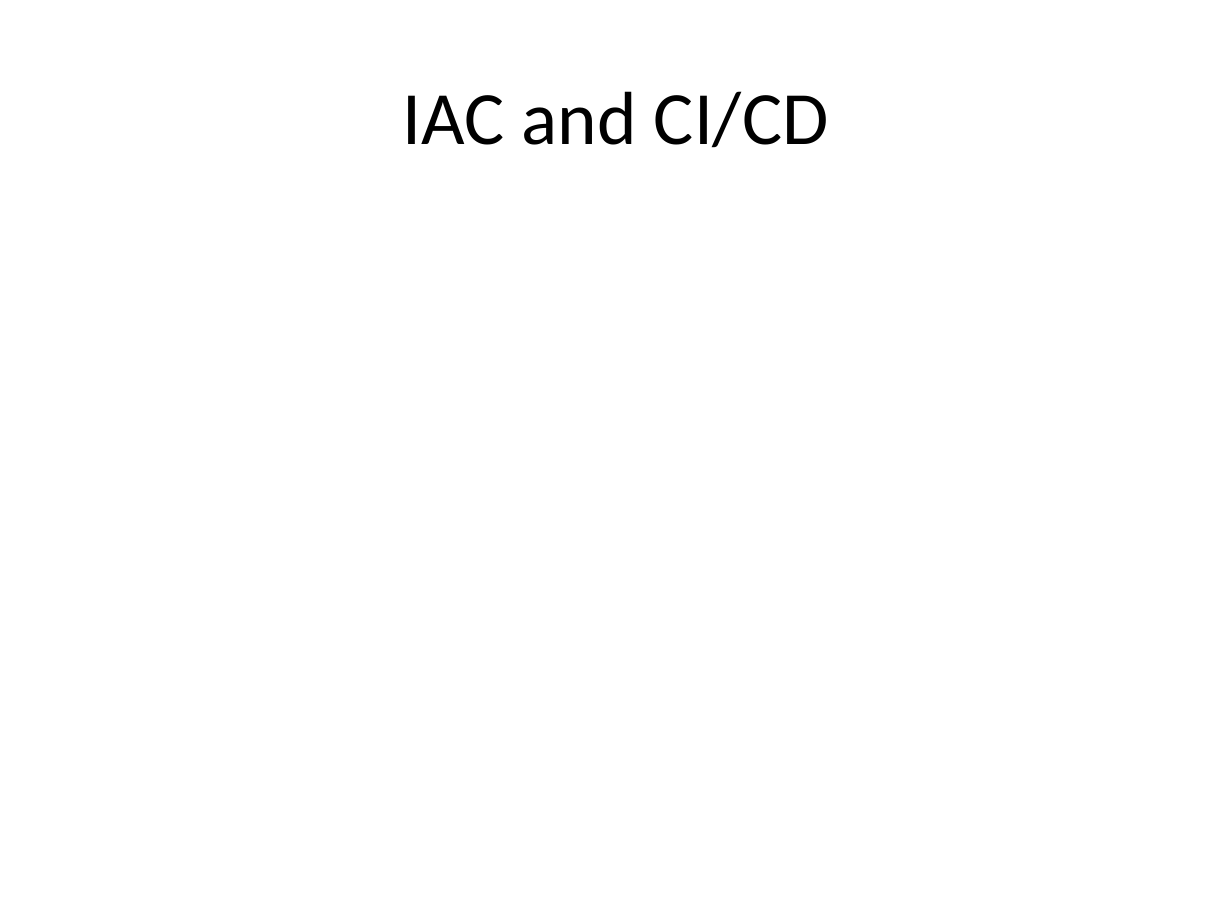
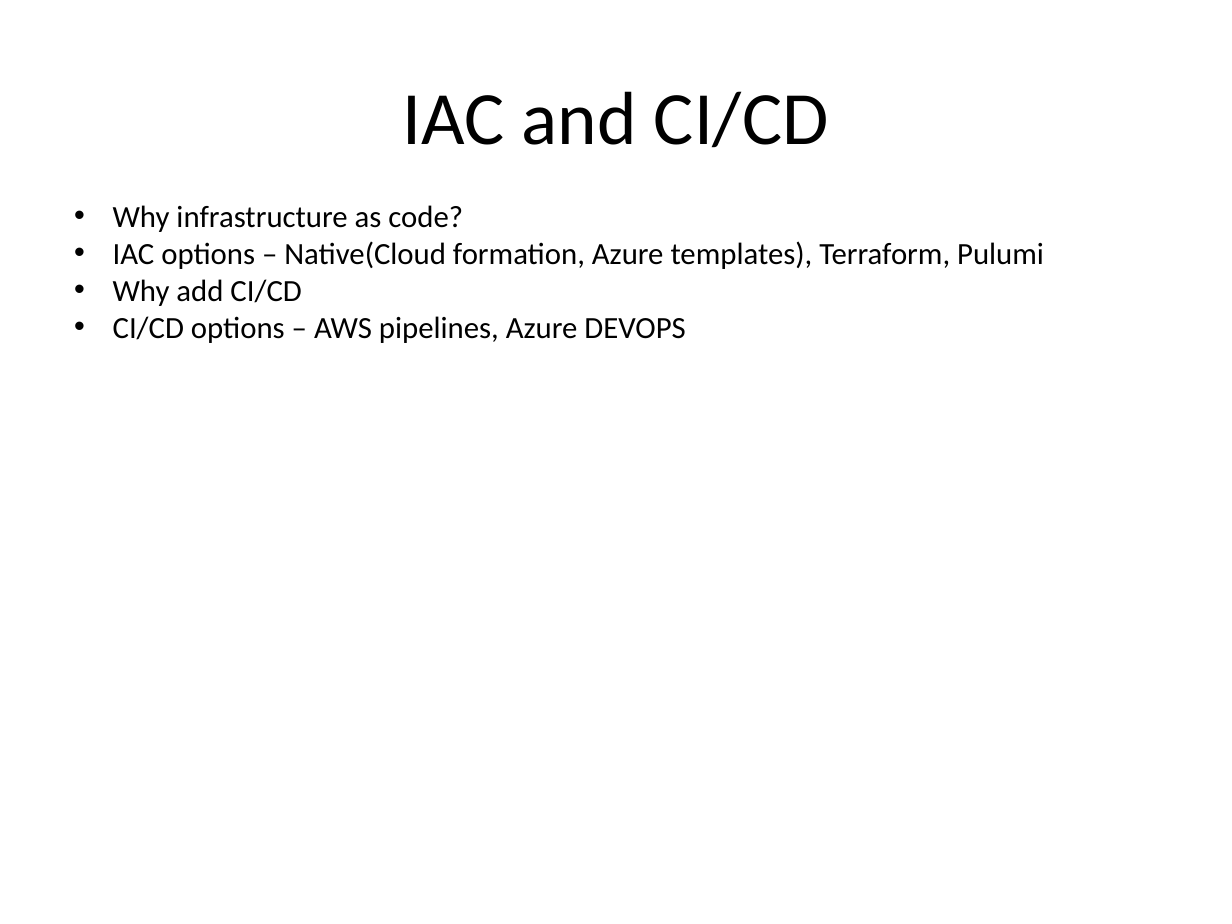
Before and after one commit to yairs2000/DataInCloud, a slide deck: slide 12 of DatainCloud.pptx (slide 11 before the commit). Drawn at 1232x924 pixels with LibreOffice and Linux fonts; fonts in the diff are those of the drawing. Boxes give left, top, right and bottom in pixels: in the first picture for what was removed or moved away, otherwise in the second. Text is boxed around its words. In the diff, an @@ line names an element or a change of style, - is before the commit and + after.

Commit message:
Update DatainCloud.pptx
Updated presentation

```diff
--- a/DatainCloud.pptx
+++ b/DatainCloud.pptx
@@ text added at [113,205,1044,343], 18 pt, text #000000 @@
+• Why infrastructure as code?
+• IAC options – Native(Cloud formation, Azure templates), Terraform, Pulumi
+• Why add CI/CD
+• CI/CD options – AWS pipelines, Azure DEVOPS
```
Also in this commit, not shown: 5 other slides changed, 2 slides added, 1 slide removed.
